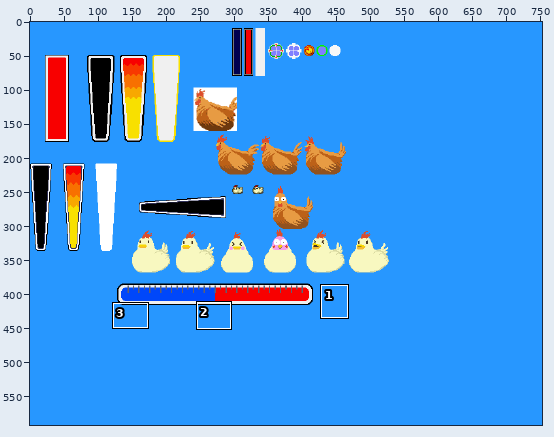
Sprite sheet: assets/images/sprites_p.png. The picture above shows the old version from afar; the outline marks the close-up.
Close-up. Before the commit:
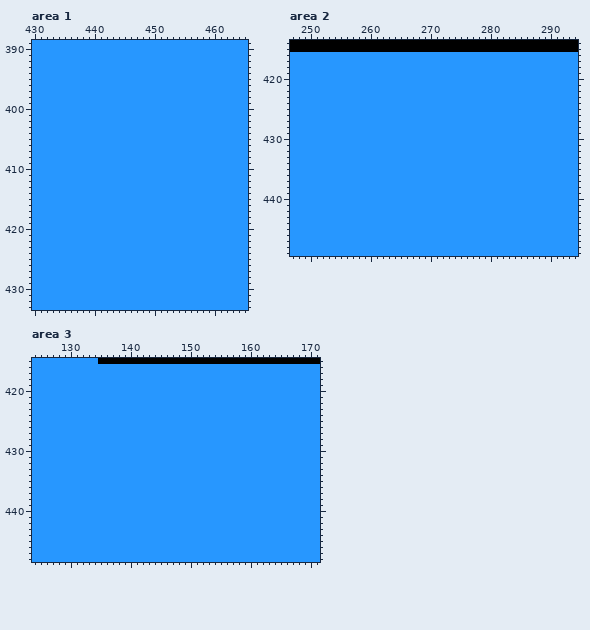
The file is 752x592 pixels. Colours within 5 levels of each other are drawn and written as one. Shown: area 1: x 430..465, y 389..433; area 2: x 247..294, y 414..449; area 3: x 124..171, y 415..448. The commit also changed other parts of the picture, which this record leaves out.
Once edited:
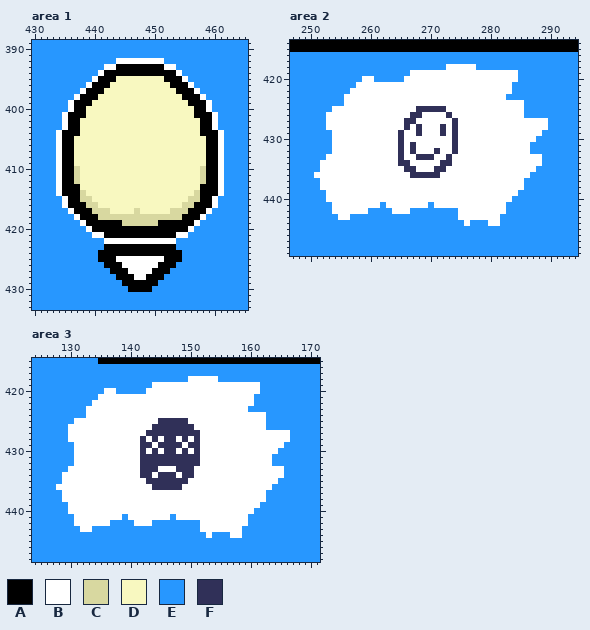
Palette (. is transparent): A #000000  B #ffffff  C #d8d8a0  D #f8f8c0  E #2797ff  F #303058
What changed:
Changed rows in their new state; - is an unchanged pixel.
Area 1:
first column x 434:
392 ----------BBBBBBBB----------
393 --------BBAAAAAAAABB--------
394 -------BAAAAAAAAAAAAB-------
395 ------BAAADDDDDDDDAAAB------
396 -----BAAADDDDDDDDDDAAAB-----
397 ----BAAADDDDDDDDDDDDAAAB----
398 ---BAAADDDDDDDDDDDDDDAAAB---
399 --BAAADDDDDDDDDDDDDDDDAAAB--
400 --BAADDDDDDDDDDDDDDDDDDAAB--
401 -BAAADDDDDDDDDDDDDDDDDDAAAB-
402 -BAADDDDDDDDDDDDDDDDDDDDAAB-
403 -BAADDDDDDDDDDDDDDDDDDDDAAB-
404 BAAADDDDDDDDDDDDDDDDDDDDAAAB
405 BAADDDDDDDDDDDDDDDDDDDDDDAAB
406 BAADDDDDDDDDDDDDDDDDDDDDDAAB
407 BAADDDDDDDDDDDDDDDDDDDDDDAAB
408 BAADDDDDDDDDDDDDDDDDDDDDDAAB
409 BAADDDDDDDDDDDDDDDDDDDDDDAAB
410 BAACDDDDDDDDDDDDDDDDDDDDCAAB
411 BAACDDDDDDDDDDDDDDDDDDDDCAAB
412 BAACDDDDDDDDDDDDDDDDDDDDCAAB
413 BAAADDDDDDDDDDDDDDDDDDDDAAAB
414 BAAACDDDDDDDDDDDDDDDDDDCAAAB
415 -BAACCDDDDDDDDDDDDDDDDCCAAB-
416 -BAAACCDDDDDDDDDDDDDDCCAAAB-
417 --BAAACCCDDDDCDDDDDCCCAAAB--
418 ---BAAACCCCCCCCCCCCCCAAAB---
419 ----BAAAAAACCCCCCAAAAAAB----
420 -----BAAAAAAAAAAAAAAAAB-----
421 ------BBAAAAAAAAAAAABB------
422 --------BBBBBBBBBBBB--------
423 --------AAAAAAAAAAAA--------
424 -------AAAAAAAAAAAAAA-------
425 -------AAABBBBBBBBAAA-------
426 --------AAABBBBBBAAA--------
427 ---------AAABBBBAAA---------
428 ----------AAABBAAA----------
429 -----------AAAAAA-----------
430 ------------AAAA------------
Area 2:
first column x 251:
418 ----------------------BBBBB------------
419 ----------------BBBBBBBBBBBBBBBBBB-----
420 --------BB-----BBBBBBBBBBBBBBBBBBB-----
421 -------BBBBBBBBBBBBBBBBBBBBBBBBBB------
422 ------BBBBBBBBBBBBBBBBBBBBBBBBBBB------
423 -----BBBBBBBBBBBBBBBBBBBBBBBBBBB-------
424 -----BBBBBBBBBBBBBBBBBBBBBBBBBBBBBB----
425 ---BBBBBBBBBBBBBBFFFFFBBBBBBBBBBBBB----
426 --BBBBBBBBBBBBBBFFBBBBFBBBBBBBBBBBB----
427 --BBBBBBBBBBBBBFFBBBBBBFBBBBBBBBBBBBBBB
428 --BBBBBBBBBBBBBFBFBBBFBFBBBBBBBBBBBBBBB
429 ---BBBBBBBBBBBFBBFBBBFBFBBBBBBBBBBBBBB-
430 ---BBBBBBBBBBBFBBBBBBBBFBBBBBBBBBBBBB--
431 ---BBBBBBBBBBBFBFBBBBBBFBBBBBBBBBBBB---
432 ---BBBBBBBBBBBFBFBBBFBBFBBBBBBBBBBBB---
433 --BBBBBBBBBBBBFBBFFFBBFBBBBBBBBBBBBBBB-
434 -BBBBBBBBBBBBBFFBBBBBFFBBBBBBBBBBBBBBB-
435 -BBBBBBBBBBBBBBFFBBBFFBBBBBBBBBBBBBBB--
436 BBBBBBBBBBBBBBBBFFFFFBBBBBBBBBBBBBBB---
437 -BBBBBBBBBBBBBBBBBBBBBBBBBBBBBBBBBB----
438 -BBBBBBBBBBBBBBBBBBBBBBBBBBBBBBBBBB----
439 --BBBBBBBBBBBBBBBBBBBBBBBBBBBBBBBB-----
440 --BBBBBBBBBBBBBBBBBBBBBBBBBBBBBBB------
441 ---BBBBBBBB-BBBBBBB-BBBBBBBBBBBB-------
442 ---BBBBBB----BBB--------BBBBBBBB-------
443 ----BB------------------BBBBBBB--------
444 -------------------------B---BB--------
Area 3:
first column x 128:
418 ----------------------BBBBB------------
419 ----------------BBBBBBBBBBBBBBBBBB-----
420 --------BB-----BBBBBBBBBBBBBBBBBBB-----
421 -------BBBBBBBBBBBBBBBBBBBBBBBBBB------
422 ------BBBBBBBBBBBBBBBBBBBBBBBBBBB------
423 -----BBBBBBBBBBBBBBBBBBBBBBBBBBB-------
424 -----BBBBBBBBBBBBBBBBBBBBBBBBBBBBBB----
425 ---BBBBBBBBBBBBBBFFFFFBBBBBBBBBBBBB----
426 --BBBBBBBBBBBBBBFFFFFFFBBBBBBBBBBBB----
427 --BBBBBBBBBBBBBFFFFFFFFFBBBBBBBBBBBBBBB
428 --BBBBBBBBBBBBFBFBFFBFBFBBBBBBBBBBBBBBB
429 ---BBBBBBBBBBBFFBFFFFBFFBBBBBBBBBBBBBB-
430 ---BBBBBBBBBBBFBFBFFBFBFBBBBBBBBBBBBB--
431 ---BBBBBBBBBBBFFFFFFFFFFBBBBBBBBBBBB---
432 ---BBBBBBBBBBBFFFFFFFFFFBBBBBBBBBBBB---
433 --BBBBBBBBBBBBFFFBBBFFFBBBBBBBBBBBBBBB-
434 -BBBBBBBBBBBBBFFBFFFBFFBBBBBBBBBBBBBBB-
435 -BBBBBBBBBBBBBBFFFFFFFBBBBBBBBBBBBBBB--
436 BBBBBBBBBBBBBBBBFFFFFBBBBBBBBBBBBBBB---
437 -BBBBBBBBBBBBBBBBBBBBBBBBBBBBBBBBBB----
438 -BBBBBBBBBBBBBBBBBBBBBBBBBBBBBBBBBB----
439 --BBBBBBBBBBBBBBBBBBBBBBBBBBBBBBBB-----
440 --BBBBBBBBBBBBBBBBBBBBBBBBBBBBBBB------
441 ---BBBBBBBB-BBBBBBB-BBBBBBBBBBBB-------
442 ---BBBBBB----BBB--------BBBBBBBB-------
443 ----BB------------------BBBBBBB--------
444 -------------------------B---BB--------
